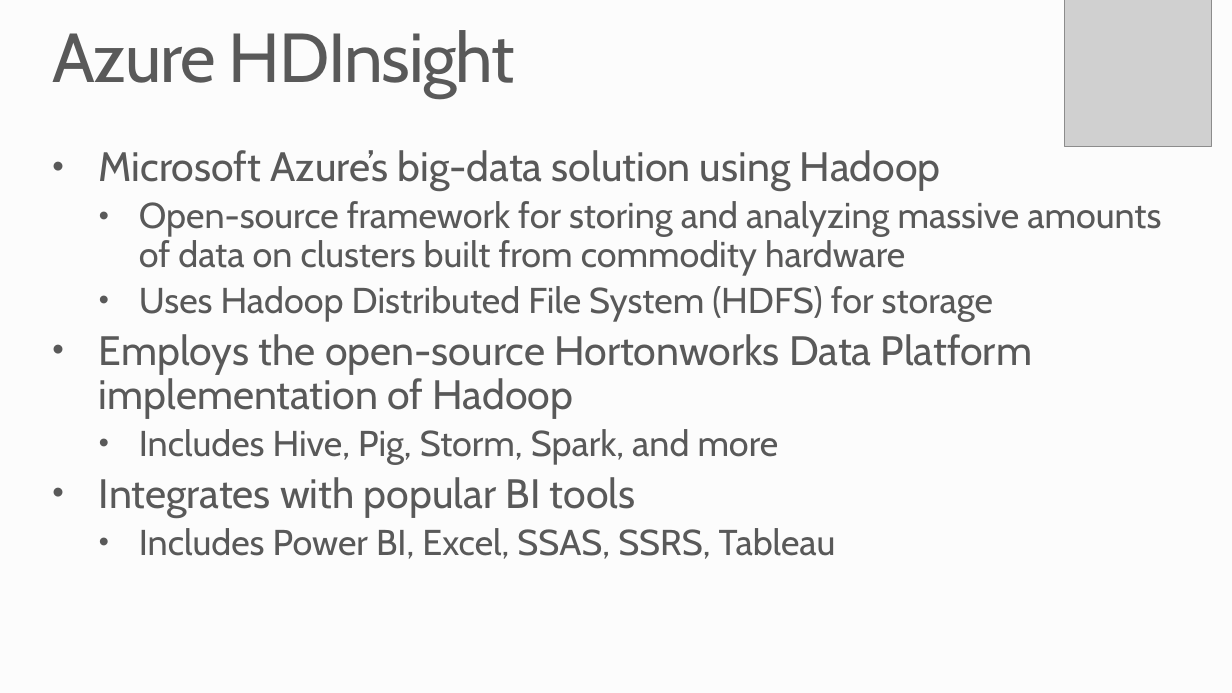
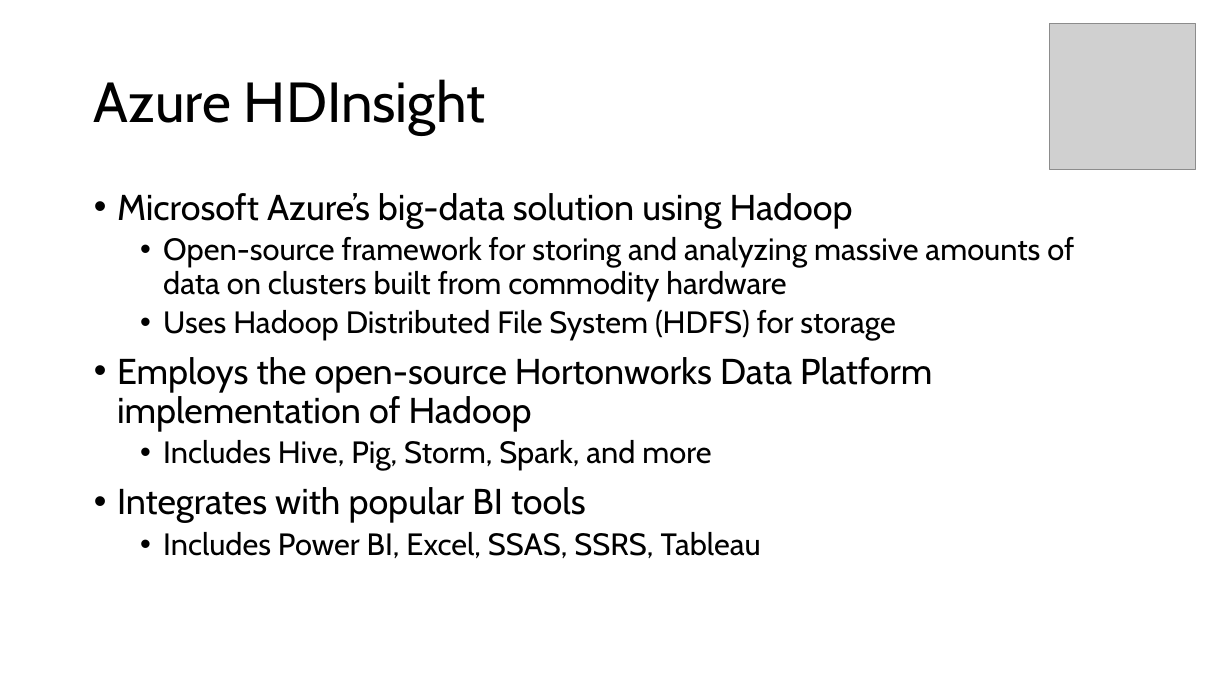
Before and after one commit to microsoft/AcademicContent, a slide deck: slide 2 of Workshop/7. HDInsight/Azure HDInsight.pptx (slide 3 before the commit). Drawn at 1232x693 pixels with LibreOffice and Linux fonts; fonts in the diff are those of the drawing; grey boxes stand for pictures; background and template pictures are left out. Boxes give left, top, right and bottom in pixels: in the first picture for what was removed or moved away, otherwise in the second. Text is boxed around its words. In the diff, an @@ line names an element or a change of style, - is before the commit and + after.

```diff
--- a/Workshop/7. HDInsight/Azure HDInsight.pptx
+++ b/Workshop/7. HDInsight/Azure HDInsight.pptx
@@ background #FCFCFC to #FFFFFF @@
@@ picture: place and size @@
-picture at box(1066, 0, 1212, 146)
+picture at box(1049, 23, 1195, 169)
@@ title "Azure HDInsight": place and size @@
-title "Azure HDInsight" at box(52, 30, 515, 98)
+title "Azure HDInsight" at box(94, 79, 485, 135)
@@ title "Azure HDInsight" at box(94, 79, 485, 135): size 54 to 44 pt, text colour #595959 to #000000, letter spacing -1 to 0 pt; vertical alignment top to middle @@
@@ text "Microsoft Azure’s big-data solution using ...": place and size @@
-text "Microsoft Azure’s big-data solution using ..." at box(99, 150, 1161, 559)
+text "Microsoft Azure’s big-data solution using ..." at box(117, 193, 1074, 558)
@@ text "Microsoft Azure’s big-data solution using ..." at box(117, 193, 1074, 558): size 32 to 28 pt in "Microsoft Azure’s big-data solution using Hadoop", "Employs the open-source Hortonworks Data Platform implementa ...", "Integrates with popular BI tools"; text colour #595959 to #000000; size 28 to 24 pt in "Open-source framework for storing and analyzing massive ...", "Uses Hadoop Distributed File System (HDFS) for ...", "Includes Hive, Pig, Storm, Spark, and more", "Includes Power BI, Excel, SSAS, SSRS, Tableau"; indent changed; more space between paragraphs @@
```
Also in this commit, not shown: 7 other slides changed, 1 slide added, 2 slides removed.
